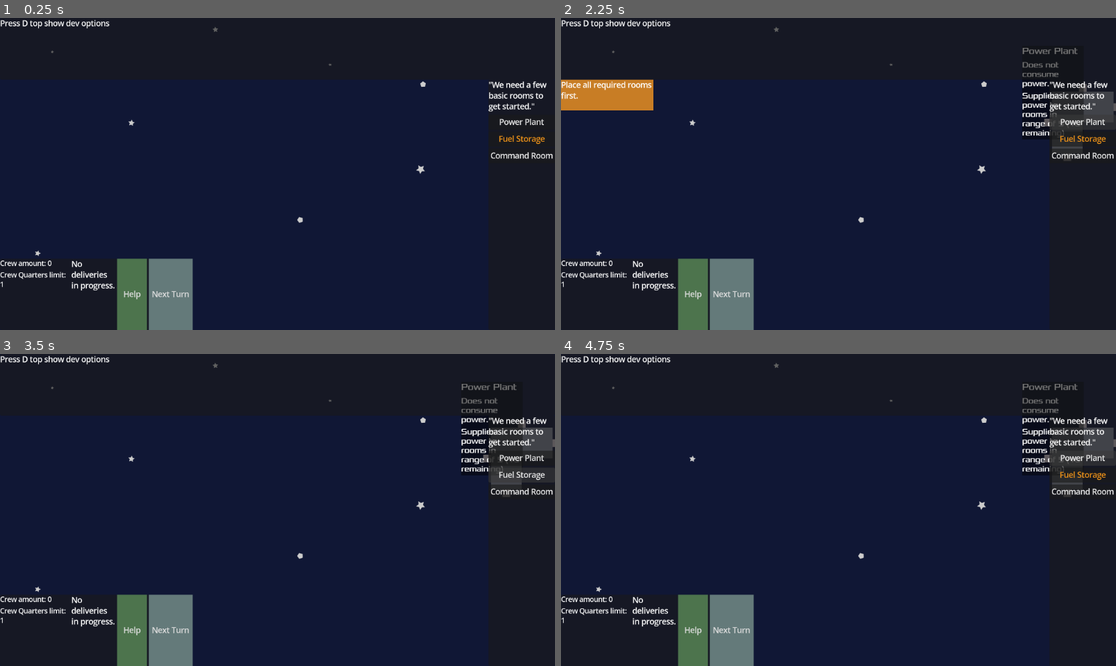
Above: before the commit, frames 1-4 (two rows, left to right).
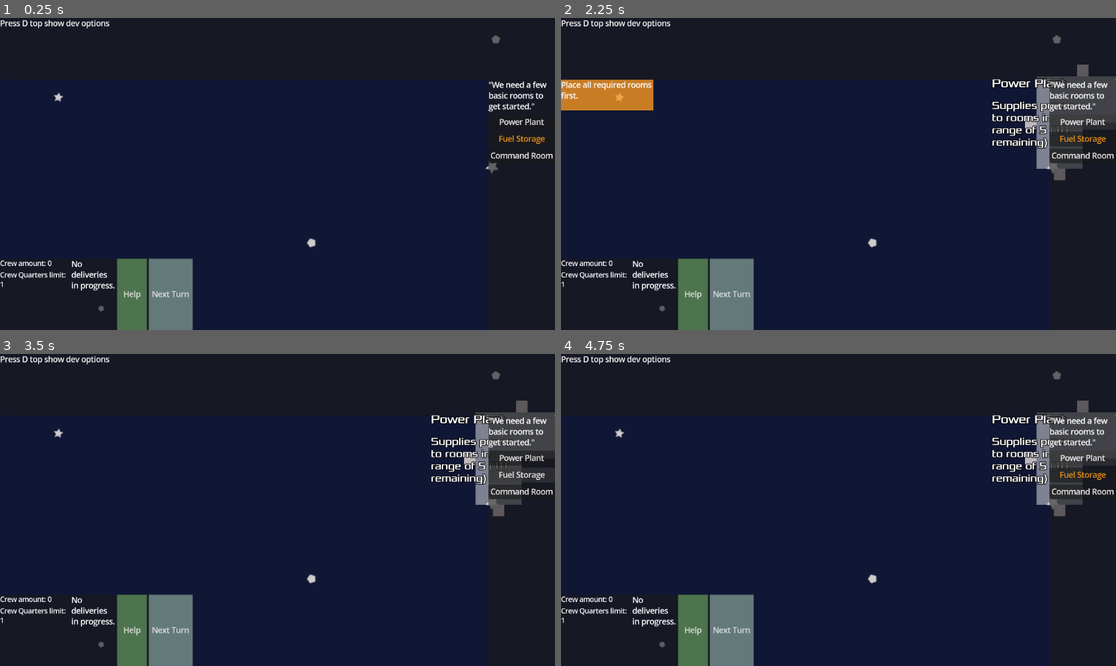
Above: after the commit, the same moments.

Repository: juhanikat/mothership
Game: Godot game, scene res://scenes/main.tscn
Two runs of this game, one before a commit and one after it. Both use one fixed random seed, a clock stepped at 60 frames per second and the inputs below.
Inputs:
- Up to frame 1 (0.25 s): no input
- Up to frame 2 (2.25 s): click "Next Turn" at 0.5 s; click "Next Turn" at 1.25 s; click "Power Plant" at 2 s
- Up to frame 3 (3.5 s): click "Fuel Storage" at 2.75 s
- Up to frame 4 (4.75 s): click "Command Room" at 3.5 s; click "Power Plant" at 4.25 s

The runs differ from the first frame. In frame 1, 0.3% of the frame differs, in the area x 6-91%, y 2-94%; in frame 2, 3.1%; in frame 3, 3.1%, in the area x 6-100%, y 2-94%; in frame 4, 3.1%.

Commit message:
add script for CrewMember and improve RoomInfo

Diff:
--- a/data_scripts/RoomData.gd
+++ b/data_scripts/RoomData.gd
@@ -151,7 +151,8 @@
 	"room_shape": RoomShape.LongHallwayShape,
 	"room_desc": "",
 	"room_category": RoomCategory.MAINTENANCE_ROOM,
-	"power_usage": 0
+	"power_usage": 0,
+	"accessible_by_crew": false
 }
 
 const _fuel_storage_data: Dictionary[String, Variant] = {
--- /dev/null
+++ b/gameplay_scripts/CrewMember.gd
@@ -0,0 +1,17 @@
+class_name CrewMember
+extends Node
+
+var crewmember_name: String
+var crew_quarters: Room # the CrewMember's assigned Crew Quarters
+var assigned_to: Room # the CrewMember's current location
+
+
+func _ready() -> void:
+	pass
+
+
+## Return an Array of Rooms this CrewMember can access from their current location.
+## Does not include their own location.
+func get_accessible_rooms() -> Array[Room]:
+	var accessible_rooms = RoomConnections.get_all_rooms(assigned_to, -1, true)
+	return accessible_rooms
--- a/gameplay_scripts/main.gd
+++ b/gameplay_scripts/main.gd
@@ -20,9 +20,12 @@
 var path_start_room: Room # the room where the path starts
 var path_end: Vector2
 var path_end_room: Room # the room where the path ends
+
+var default_zoom: Vector2 = Vector2(1.5, 1.5)
 var camera_dragging: bool = false
 var previous_mouse_pos_dragging: Vector2 = Vector2(0, 0)
 var previous_mouse_pos_zooming: Vector2 = Vector2(0, 0)
+
 var spawned_rooms_count: int = 0 # NOTE: Is this decremented if a room is cancelled?
 var spawned_room_names = { } # used to give new rooms an ordering number (purely visual atm)
 var turn: int = 1
@@ -33,6 +36,7 @@
 
 
 func _ready() -> void:
+	camera.zoom = default_zoom
 	var first_order = RoomOrders.get_starting_order()
 	var possible_rooms: Array[Dictionary]
 	possible_rooms.assign(first_order.selected_rooms)
--- a/gameplay_scripts/room/RoomConnections.gd
+++ b/gameplay_scripts/room/RoomConnections.gd
@@ -107,7 +107,8 @@
 
 
 ## Returns all rooms within <range> of <start_room>, not including <start_room>.
-static func get_nearby_rooms(start_room: Room, search_range: int) -> Array[Room]:
+## If <crew_accessible> is set, only rooms that are accessible for a CrewMember that is inside <start_room> are included.
+static func get_all_rooms(start_room: Room, search_range: int = -1, crew_accessible: bool = false) -> Array[Room]:
 	var queue = [] # Contains [room: Room, distance_from_starting_room: int] pairs
 	var explored: Array[Room] = []
 
@@ -117,10 +118,11 @@
 	while len(queue) > 0:
 		var current: Array[Variant] = queue.pop_front()
 		if current[1] == search_range:
-			explored.erase(start_room)
-			return explored
+			break
 		for adjacent_room: Room in current[0].adjacent_rooms:
 			if adjacent_room not in explored:
+				if crew_accessible and adjacent_room.accessible_by_crew == false:
+					continue
 				queue.append([adjacent_room, current[1] + 1])
 				explored.append(adjacent_room)
 
--- a/gameplay_scripts/room/RoomGameplay.gd
+++ b/gameplay_scripts/room/RoomGameplay.gd
@@ -8,6 +8,7 @@
 var always_activated: bool = false # Room is activated automatically once connected, and cannot be deactivated
 var always_deactivated: bool = false
 var cannot_be_deactivated: bool = false # used by e.g. Cargo Bay and Crew Quarters
+var accessible_by_crew: bool = true
 var power_usage: int
 
 # FOR CARGO BAY
@@ -76,6 +77,7 @@
 	always_activated = _data.get("always_activated", false)
 	always_deactivated = _data.get("always_deactivated", false)
 	cannot_be_deactivated = _data.get("cannot_be_deactivated", false)
+	accessible_by_crew = _data.get("accessible_by_crew", true)
 
 	GlobalSignals.room_connected.connect(_on_room_connected)
 	GlobalSignals.cargo_bay_order_made.connect(_on_cargo_bay_order_made)
@@ -291,7 +293,7 @@
 	var power_suppliers = get_tree().get_nodes_in_group("PowerSupply")
 	power_suppliers = power_suppliers.filter(func(supplier): return supplier.gameplay.activated)
 	for power_supplier: Room in power_suppliers:
-		var power_supplier_reach = RoomConnections.get_nearby_rooms(power_supplier, power_supplier.gameplay.power_supply.range)
+		var power_supplier_reach = RoomConnections.get_all_rooms(power_supplier, power_supplier.gameplay.power_supply.range)
 		if parent_room in power_supplier_reach:
 			not_in_range = false
 			if power_supplier.gameplay.power_supply.capacity >= power_usage:
--- a/gameplay_scripts/room/room.gd
+++ b/gameplay_scripts/room/room.gd
@@ -23,14 +23,17 @@
 var hovering: bool = false # true when mouse is hovering over this room.
 var picked: bool = false # true when the room is picked by mouse.
 var locked: bool = false # true once room has been placed and can no longer be moved.
+
 var connecting_rooms: bool = false # used in _unhandled_input to keep room still while connecting.
 var target_rotation: float = 0
+
 var room_name: String
 var room_type: RoomData.RoomType
 var room_category: RoomData.RoomCategory
 var overlapping_rooms: Array[Room] = []
 var adjacent_rooms: Array[Room] = [] # updated when any room is attached to this one
 var gameplay: RoomGameplay
+
 var is_starting_room: bool = false # the first room in the game is the only one that can be palced while not connected.
 var _shape: RoomData.RoomShape
 var _data: Dictionary[String, Variant]
@@ -163,7 +166,7 @@
 	if event is InputEventMouseMotion and picked and not connecting_rooms:
 		var global_mouse_pos = get_global_mouse_position()
 		global_position = global_mouse_pos
-		room_info.global_position = global_position + RoomData.room_info_pos[_shape] + room_info.relative_pos
+		room_info.global_position = global_position + RoomData.room_info_pos[_shape] # + room_info.relative_pos
 
 	if event.is_action_pressed("rotate_tile") and picked:
 		target_rotation += 90
--- a/gameplay_scripts/room/room_info.gd
+++ b/gameplay_scripts/room/room_info.gd
@@ -5,14 +5,18 @@
 @export var power_usage_label: RichTextLabel
 @export var traits_label: RichTextLabel
 @export var resource_label: RichTextLabel
+@export var description_label: RichTextLabel
 @export var adjacent_rooms_label: RichTextLabel
-@export var description_label: RichTextLabel
+
 
 var parent_room: Room
 var relative_pos = Vector2(-150, -75)
 
+func _ready() -> void:
+	description_label.hide()
+	adjacent_rooms_label.hide()
 
-##  fills information from _data (positioning is done in main.gd).
+## fills information from _data (positioning is done in main.gd).
 ## NOTE: showing/hiding information that is visible when hovering room is done in room.gd.
 func init_room_info(p_room: Room, _data: Dictionary[String, Variant], overwrite_name: String = "") -> void:
 	parent_room = p_room
@@ -28,10 +32,13 @@
 	else:
 		power_usage_label.text = "Consumes %s power." % [str(power_usage)]
 
+	traits_label.text = ""
 	if "always_activated" in _data:
 		traits_label.text += "Always active. \n"
 	if "always_deactivated" in _data:
 		traits_label.text += "Cannot be activated. \n"
+
+	resource_label.text = ""
 
 	description_label.text = _data.get("room_desc", "No description.")
 	adjacent_rooms_label.text = "No adjacent rooms."
@@ -49,26 +56,37 @@
 
 ## Called by room.gd when this room is hovered over.
 func expand_info() -> void:
-	global_position += relative_pos
+	#global_position += relative_pos
 	description_label.show()
 	adjacent_rooms_label.show()
 	z_index = 2
 	offset_right += 100
-	var stylebox: StyleBoxFlat = get_theme_stylebox("panel").duplicate()
-	stylebox.set("bg_color", Color(0.0, 0.0, 0.0, 1.0))
-	add_theme_stylebox_override("panel", stylebox)
+
+	for info_node in get_tree().get_nodes_in_group("RoomInfo"):
+		if info_node == self:
+			continue
+		info_node.hide()
+
+	#var stylebox: StyleBoxFlat = get_theme_stylebox("panel").duplicate()
+	#stylebox.set("bg_color", Color(0.0, 0.0, 0.0, 1.0))
+	#add_theme_stylebox_override("panel", stylebox)
 
 
 func shrink_info() -> void:
-	global_position = parent_room.global_position + RoomData.room_info_pos[parent_room._shape]
+	#global_position = parent_room.global_position + RoomData.room_info_pos[parent_room._shape]
 	description_label.hide()
 	adjacent_rooms_label.hide()
 	z_index = 0
 	reset_size()
 
 	var stylebox: StyleBoxFlat = get_theme_stylebox("panel").duplicate()
-	stylebox.set("bg_color", Color(0.0, 0.0, 0.0, 0.5))
+	stylebox.set("bg_color", Color(0.0, 0.0, 0.0, 0.0))
 	add_theme_stylebox_override("panel", stylebox)
+
+	for info_node in get_tree().get_nodes_in_group("RoomInfo"):
+		if info_node == self:
+			continue
+		info_node.show()
 
 
 ## Called by room.gd to update the adjacent rooms popup.
--- /dev/null
+++ b/scenes/crew_member.tscn
@@ -0,0 +1,19 @@
+[gd_scene load_steps=3 format=3 uid="uid://coybeeef8vy1x"]
+
+[ext_resource type="Script" uid="uid://c8vcuuhrskymx" path="res://gameplay_scripts/CrewMember.gd" id="1_qxf3p"]
+[ext_resource type="Texture2D" uid="uid://helckb633hms" path="res://icon.svg" id="2_usp6l"]
+
+[node name="CrewMember" type="Control"]
+layout_mode = 3
+anchors_preset = 15
+anchor_right = 1.0
+anchor_bottom = 1.0
+grow_horizontal = 2
+grow_vertical = 2
+script = ExtResource("1_qxf3p")
+
+[node name="Picture" type="TextureRect" parent="."]
+layout_mode = 0
+offset_right = 40.0
+offset_bottom = 40.0
+texture = ExtResource("2_usp6l")
--- a/scenes/room_info.tscn
+++ b/scenes/room_info.tscn
@@ -3,24 +3,23 @@
 [ext_resource type="Script" uid="uid://ckk2sqm7720y" path="res://gameplay_scripts/room/room_info.gd" id="1_8n8ci"]
 [ext_resource type="FontFile" uid="uid://c63xjyk31oise" path="res://fonts/Xolonium-Regular.otf" id="2_lgln2"]
 
-[sub_resource type="StyleBoxFlat" id="StyleBoxFlat_yms3g"]
-bg_color = Color(0, 0, 0, 0.5)
+[sub_resource type="StyleBoxFlat" id="StyleBoxFlat_8n8ci"]
+bg_color = Color(0.6, 0.6, 0.6, 0)
 
-[node name="RoomInfo" type="PanelContainer" node_paths=PackedStringArray("room_name_label", "power_usage_label", "traits_label", "resource_label", "adjacent_rooms_label", "description_label") groups=["RoomInfo"]]
+[node name="RoomInfo" type="PanelContainer" node_paths=PackedStringArray("room_name_label", "power_usage_label", "traits_label", "resource_label", "description_label", "adjacent_rooms_label") groups=["RoomInfo"]]
 anchors_preset = -1
 anchor_right = 0.111111
 anchor_bottom = 0.0833333
 grow_horizontal = 2
-grow_vertical = 2
 mouse_filter = 2
-theme_override_styles/panel = SubResource("StyleBoxFlat_yms3g")
+theme_override_styles/panel = SubResource("StyleBoxFlat_8n8ci")
 script = ExtResource("1_8n8ci")
 room_name_label = NodePath("VBoxContainer/RoomName")
 power_usage_label = NodePath("VBoxContainer/PowerUsage")
 traits_label = NodePath("VBoxContainer/TraitsLabel")
 resource_label = NodePath("VBoxContainer/ResourceLabel")
+description_label = NodePath("VBoxContainer/DescriptionLabel")
 adjacent_rooms_label = NodePath("VBoxContainer/AdjacentRoomsLabel")
-description_label = NodePath("VBoxContainer/DescriptionLabel")
 
 [node name="VBoxContainer" type="VBoxContainer" parent="."]
 z_index = 1
@@ -34,53 +33,56 @@
 [node name="RoomName" type="RichTextLabel" parent="VBoxContainer"]
 layout_mode = 2
 mouse_filter = 2
+theme_override_constants/outline_size = 6
 theme_override_fonts/normal_font = ExtResource("2_lgln2")
-theme_override_font_sizes/normal_font_size = 18
+theme_override_font_sizes/normal_font_size = 16
 text = "room name"
 fit_content = true
 
 [node name="PowerUsage" type="RichTextLabel" parent="VBoxContainer"]
 layout_mode = 2
 mouse_filter = 2
+theme_override_constants/outline_size = 6
 theme_override_fonts/normal_font = ExtResource("2_lgln2")
-theme_override_font_sizes/normal_font_size = 16
+theme_override_font_sizes/normal_font_size = 14
 text = "power usage"
 fit_content = true
 
 [node name="TraitsLabel" type="RichTextLabel" parent="VBoxContainer"]
 layout_mode = 2
 mouse_filter = 2
+theme_override_constants/outline_size = 6
 theme_override_fonts/normal_font = ExtResource("2_lgln2")
-theme_override_font_sizes/normal_font_size = 16
+theme_override_font_sizes/normal_font_size = 14
+text = "traits"
 fit_content = true
 
 [node name="ResourceLabel" type="RichTextLabel" parent="VBoxContainer"]
 layout_mode = 2
 mouse_filter = 2
+theme_override_constants/outline_size = 6
 theme_override_fonts/normal_font = ExtResource("2_lgln2")
-theme_override_font_sizes/normal_font_size = 16
+theme_override_font_sizes/normal_font_size = 14
+text = "resource info"
 fit_content = true
 
 [node name="DescriptionLabel" type="RichTextLabel" parent="VBoxContainer"]
-visible = false
 layout_mode = 2
 mouse_filter = 2
+theme_override_constants/outline_size = 6
 theme_override_fonts/normal_font = ExtResource("2_lgln2")
-theme_override_font_sizes/normal_font_size = 16
-text = "test popup
-fsfsffe
-fefefefFEWFEWF
-DEFDAFDSFWAVFABT34FR
-
-
-
-EFEWFE"
+theme_override_font_sizes/normal_font_size = 14
+text = "description of
+the room"
 fit_content = true
 
 [node name="AdjacentRoomsLabel" type="RichTextLabel" parent="VBoxContainer"]
-visible = false
 layout_mode = 2
 mouse_filter = 2
+theme_override_constants/outline_size = 6
+theme_override_constants/shadow_outline_size = 10
 theme_override_fonts/normal_font = ExtResource("2_lgln2")
-theme_override_font_sizes/normal_font_size = 16
+theme_override_font_sizes/normal_font_size = 14
+text = "adjacent
+rooms"
 fit_content = true
Not shown, added: gameplay_scripts/CrewMember.gd.uid
